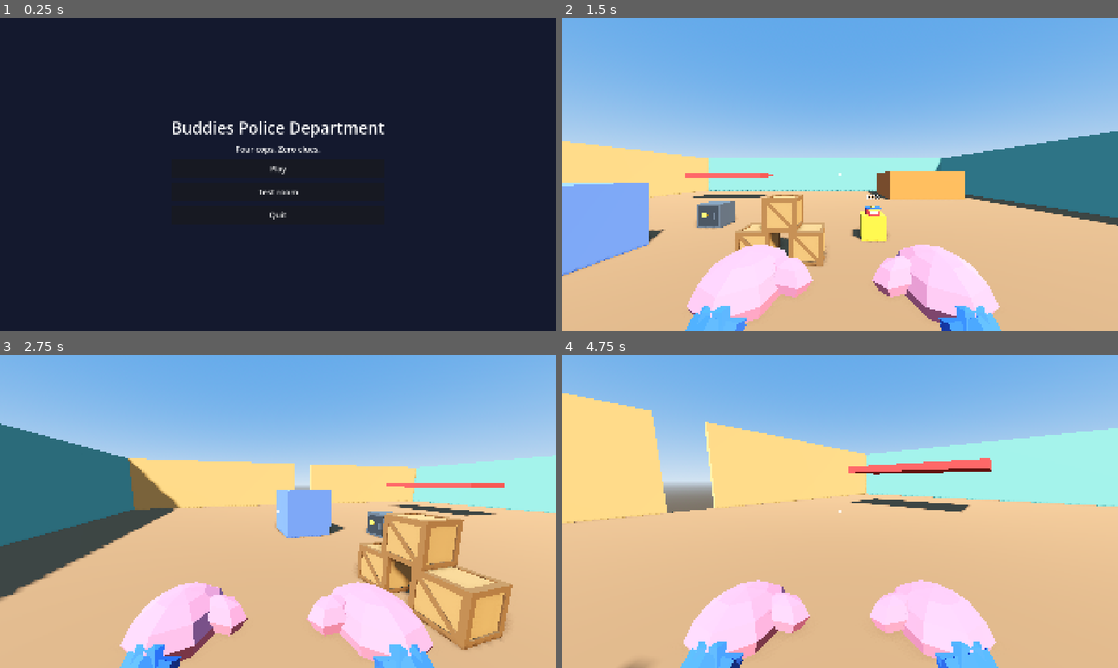
Above: before the commit, frames 1-4 (two rows, left to right).
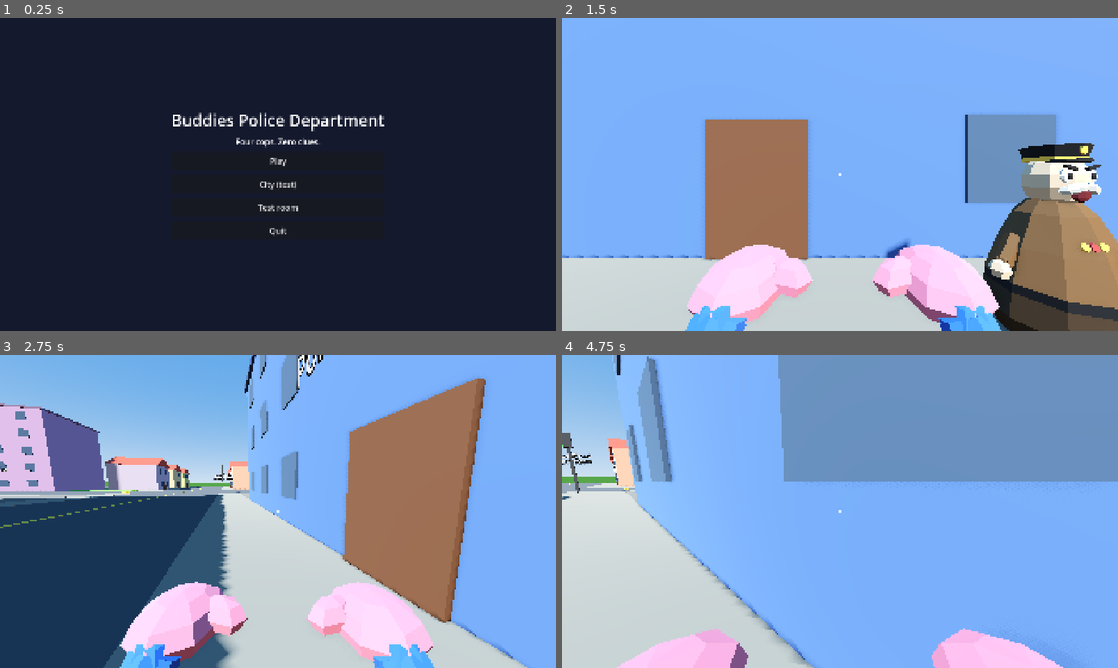
Above: after the commit, the same moments.

Repository: cristiangelini/BPD
Game: Godot game, scene res://scenes/ui/main_menu.tscn
Same seed, same stepped clock (60 frames per second), same inputs: the game is played once before the commit and once after it.
Inputs (mouse positions are in pixels of both pictures, inside the frame that each line leads up to):
- Up to frame 1 (0.25 s): no input
- Up to frame 2 (1.5 s): click (840, 183) at 0.5 s, where only the run after the commit has a clickable "City (test)"; tap Enter at 1.25 s; move the mouse to (962, 158) at 1.27 s; hold D (move_right) from 1.28 s (still down); hold Shift (run) from 1.28 s (still down); click (962, 158) at 1.42 s
- Up to frame 3 (2.75 s): tap Space (jump) at 1.52, 2.27 s; tap E (use) at 1.55, 2.1 s; move the mouse to (250, 511) at 2.02 s; release D (move_right) at 2.03 s; release Shift (run) at 2.03 s; hold W (move_forward) from 2.03 s (still down); tap Shift (run) at 2.3 s
- Up to frame 4 (4.75 s): keep holding W (move_forward); move the mouse to (851, 505) at 2.77 s; hold R (ask) 2.78-3.53 s; tap E (use) at 3.05, 4.55 s; move the mouse to (834, 517) at 3.52 s; tap Q (checklist) at 3.6 s; click (834, 517) at 3.67 s; tap Space (jump) at 3.77, 4.52 s; tap Shift (run) at 3.8 s; move the mouse to (878, 514) at 4.27 s; hold Ctrl (crouch) from 4.28 s (still down)

The runs differ from the first frame. In frame 1, 2.1% of the frame differs, in the area x 31-70%, y 30-70%; in frame 2, 60%; in frame 3, 68%; in frame 4, 93%, in the area x 0-100%, y 0-100%.

Commit message:
Build the first city blocks with the station and the 10 place fronts
Co-Authored-By: Claude Opus 5.5 (1M context) <noreply@anthropic.com>
Claude-Session: https://claude.ai/code/session_01UXwRy4nCUmp8Zcg5tBLZhH

Diff:
--- /dev/null
+++ b/scenes/levels/city.tscn
@@ -0,0 +1,50 @@
+[gd_scene format=3]
+
+[ext_resource type="Script" path="res://scripts/levels/city.gd" id="1"]
+[ext_resource type="PackedScene" path="res://scenes/player/cop.tscn" id="2"]
+[ext_resource type="PackedScene" path="res://scenes/vehicles/patrol_car.tscn" id="3"]
+
+[sub_resource type="ProceduralSkyMaterial" id="SkyMat"]
+sky_top_color = Color(0.32, 0.56, 0.9, 1)
+sky_horizon_color = Color(0.75, 0.85, 0.95, 1)
+ground_horizon_color = Color(0.75, 0.85, 0.95, 1)
+ground_bottom_color = Color(0.4, 0.37, 0.33, 1)
+
+[sub_resource type="Sky" id="Sky"]
+sky_material = SubResource("SkyMat")
+
+[sub_resource type="Environment" id="Env"]
+background_mode = 2
+sky = SubResource("Sky")
+ambient_light_source = 3
+ambient_light_sky_contribution = 0.6
+ambient_light_energy = 0.45
+tonemap_mode = 2
+tonemap_exposure = 0.85
+ssao_enabled = true
+ssao_radius = 1.2
+ssao_intensity = 1.6
+adjustments_enabled = true
+adjustments_saturation = 1.2
+
+[node name="City" type="Node3D"]
+script = ExtResource("1")
+
+[node name="Environment" type="WorldEnvironment" parent="."]
+environment = SubResource("Env")
+
+[node name="Sun" type="DirectionalLight3D" parent="."]
+transform = Transform3D(0.866, -0.354, 0.354, 0, 0.707, 0.707, -0.5, -0.612, 0.612, 0, 8, 0)
+light_color = Color(1, 0.93, 0.82, 1)
+light_energy = 1.2
+shadow_enabled = true
+shadow_blur = 1.5
+directional_shadow_max_distance = 120.0
+
+[node name="Built" type="Node3D" parent="."]
+
+[node name="Cop" parent="." instance=ExtResource("2")]
+transform = Transform3D(1, 0, 0, 0, 1, 0, 0, 0, 1, -36, 0.1, 30)
+
+[node name="PatrolCar" parent="." instance=ExtResource("3")]
+transform = Transform3D(0, 0, 1, 0, 1, 0, -1, 0, 0, -28, 0.05, 33)
--- a/scenes/ui/main_menu.tscn
+++ b/scenes/ui/main_menu.tscn
@@ -54,6 +54,13 @@
 theme_override_font_sizes/font_size = 28
 text = "MENU_PLAY"
 
+[node name="CityButton" type="Button" parent="Box"]
+unique_name_in_owner = true
+custom_minimum_size = Vector2(0, 64)
+layout_mode = 2
+theme_override_font_sizes/font_size = 28
+text = "MENU_CITY"
+
 [node name="TestRoomButton" type="Button" parent="Box"]
 unique_name_in_owner = true
 custom_minimum_size = Vector2(0, 64)
--- /dev/null
+++ b/scripts/levels/city.gd
@@ -0,0 +1,203 @@
+class_name City
+extends Node3D
+
+## The open city (docs/diseno/ciudad.md, step 1): streets, blocks, the station and the closed fronts of the
+## 10 raid places, built from CityLayout. Nothing opens yet; the cops walk or drive the patrol car around.
+
+const GRASS := Color(0.45, 0.72, 0.3)
+const ROAD := Color(0.32, 0.33, 0.36)
+const SIDEWALK := Color(0.55, 0.53, 0.5)
+const PAVED := Color(0.45, 0.43, 0.42)
+const LINE := Color(0.95, 0.85, 0.3)
+const GLASS := Color(0.25, 0.35, 0.5)
+const DOOR := Color(0.4, 0.26, 0.18)
+const SHUTTER := Color(0.55, 0.57, 0.6)
+const ROOF := Color(0.86, 0.32, 0.26)
+const TRUNK := Color(0.45, 0.3, 0.2)
+const LEAVES := Color(0.3, 0.6, 0.25)
+const HEDGE := Color(0.25, 0.5, 0.22)
+const POLE := Color(0.25, 0.27, 0.3)
+const COMISARIO_MODEL := preload("res://assets/models/npc_comisario.glb")
+const HEDGE_HEIGHT := 2.5
+
+var _materials := {}
+@onready var _built: Node3D = $Built
+
+
+func _ready() -> void:
+	_build()
+	var door := CityLayout.door_of("station")
+	var comisario: Node3D = COMISARIO_MODEL.instantiate()
+	comisario.position = door + Vector3(3, 0, 1.5)
+	_built.add_child(comisario)
+
+
+func _build() -> void:
+	var size := CityLayout.SIZE
+	_box(Vector3(0, -0.1, 0), Vector3(size.x + 40, 0.2, size.y + 40), GRASS)
+	_mesh_box(Vector3(0, 0.005, 0), Vector3(size.x, 0.01, size.y), ROAD)
+	for k in CityLayout.COLUMNS + 1:
+		_mesh_box(Vector3(CityLayout.street_x(k), 0.012, 0), Vector3(0.2, 0.01, size.y - CityLayout.STREET), LINE)
+	for k in CityLayout.ROWS + 1:
+		_mesh_box(Vector3(0, 0.012, CityLayout.street_z(k)), Vector3(size.x - CityLayout.STREET, 0.01, 0.2), LINE)
+	for row in CityLayout.ROWS:
+		for col in CityLayout.COLUMNS:
+			_block(Vector2i(col, row))
+	for p: Dictionary in CityLayout.PLACES:
+		_building(p.block, p.side, p.along, p.size, p.color, p.sign, CityLayout.SHOPS.has(p.id), p.id == "grandpa")
+	for lot: Dictionary in CityLayout.fillers():
+		_building(lot.block, lot.side, lot.along, lot.size, lot.color, "", false,
+			CityLayout.barrio_kind(lot.block) == "house")
+	for i in range(1, CityLayout.COLUMNS):
+		for j in range(1, CityLayout.ROWS):
+			_corner(i, j)
+	# A hedge around the city so nobody drives off the edge.
+	var reach := size / 2 + Vector2.ONE
+	for s: float in [-1.0, 1.0]:
+		_box(Vector3(0, HEDGE_HEIGHT / 2, s * reach.y), Vector3(size.x + 2, HEDGE_HEIGHT, 1), HEDGE)
+		_box(Vector3(s * reach.x, HEDGE_HEIGHT / 2, 0), Vector3(1, HEDGE_HEIGHT, size.y + 2), HEDGE)
+
+
+## Sidewalk ring and the ground of the block: grass for houses and the plaza, paved elsewhere.
+func _block(block: Vector2i) -> void:
+	var center := CityLayout.block_center(block)
+	var inner := CityLayout.BLOCK - CityLayout.SIDEWALK * 2
+	_mesh_box(center + Vector3(0, 0.015, 0), Vector3(CityLayout.BLOCK, 0.01, CityLayout.BLOCK), SIDEWALK)
+	var ground := PAVED
+	if block == CityLayout.PLAZA or CityLayout.barrio_kind(block) == "house":
+		ground = GRASS
+	_mesh_box(center + Vector3(0, 0.03, 0), Vector3(inner, 0.01, inner), ground)
+	if block == CityLayout.PLAZA:
+		_plaza(center)
+
+
+func _plaza(center: Vector3) -> void:
+	var basin := CylinderMesh.new()
+	basin.top_radius = 4.0
+	basin.bottom_radius = 4.2
+	basin.height = 0.7
+	_mesh(basin, center + Vector3(0, 0.35, 0), SIDEWALK)
+	var body := _body(center + Vector3(0, 0.35, 0))
+	var shape := CollisionShape3D.new()
+	var cylinder := CylinderShape3D.new()
+	cylinder.radius = 4.2
+	cylinder.height = 0.7
+	shape.shape = cylinder
+	body.add_child(shape)
+	var water := CylinderMesh.new()
+	water.top_radius = 3.7
+	water.bottom_radius = 3.7
+	water.height = 0.05
+	_mesh(water, center + Vector3(0, 0.68, 0), Color(0.4, 0.7, 0.95))
+	for x: float in [-18.0, -9.0, 9.0, 18.0]:
+		for z: float in [-18.0, 18.0]:
+			_tree(center + Vector3(x, 0, z))
+
+
+## A building on its lot, front to the street: body, roof trim, door, windows, and a sign over the door.
+## Shops get a lowered shutter and an awning, since nothing opens until its case comes. Houses get a gable roof.
+func _building(block: Vector2i, side: String, along: float, size: Vector3, color: Color, sign_key: String, shop: bool,
+		gable: bool) -> void:
+	var root := Node3D.new()
+	root.position = CityLayout.lot_center(block, side, along, size.z)
+	root.rotation.y = CityLayout.side_turn(side)
+	_built.add_child(root)
+	_box(Vector3(0, size.y / 2, 0), size, color, root)
+	if gable:
+		var roof := PrismMesh.new()
+		roof.size = Vector3(size.x + 0.6, 2.2, size.z + 0.6)
+		_mesh(roof, Vector3(0, size.y + 1.1, 0), ROOF, root)
+	else:
+		_mesh_box(Vector3(0, size.y + 0.15, 0), Vector3(size.x + 0.4, 0.3, size.z + 0.4), color.darkened(0.35), root)
+	var front := size.z / 2 + 0.05
+	_mesh_box(Vector3(0, 1.1, front), Vector3(1.6, 2.2, 0.1), DOOR, root)
+	if shop:
+		_mesh_box(Vector3(0, 1.4, front + 0.02), Vector3(size.x * 0.7, 2.8, 0.06), SHUTTER, root)
+		_mesh_box(Vector3(0, 3.2, front + 0.8), Vector3(size.x * 0.8, 0.12, 1.6), color.darkened(0.3), root)
+	var floors := maxi(1, floori(size.y / 3.0))
+	var columns := maxi(1, floori(size.x / 4.0))
+	for f in floors:
+		var y := 1.6 + f * 3.0
+		for c in columns:
+			var x := (c - (columns - 1) / 2.0) * 4.0
+			if f == 0 and (absf(x) < 2.0 or shop):
+				continue
+			_mesh_box(Vector3(x, y, front), Vector3(1.4, 1.4, 0.06), GLASS, root)
+	if sign_key != "":
+		var label := Label3D.new()
+		label.text = sign_key
+		# Long names shrink to fit the front (a letter is about half its font size wide).
+		label.font_size = mini(96, floori(size.x * 0.85 / (tr(sign_key).length() * 0.55 * 0.01)))
+		label.pixel_size = 0.01
+		label.outline_size = 18
+		label.position = Vector3(0, minf(size.y - 0.8, 4.2), front + 0.1)
+		root.add_child(label)
+
+
+## Traffic light and street name sign on the north-east corner of an inner crossing.
+func _corner(i: int, j: int) -> void:
+	var at := Vector3(CityLayout.street_x(i), 0, CityLayout.street_z(j))
+	var corner := at + Vector3(CityLayout.STREET / 2 + 0.6, 0, -CityLayout.STREET / 2 - 0.6)
+	_box(corner + Vector3(0, 1.8, 0), Vector3(0.15, 3.6, 0.15), POLE)
+	_mesh_box(corner + Vector3(0, 3.9, 0), Vector3(0.4, 1.0, 0.4), POLE)
+	for k in 3:
+		_mesh_box(corner + Vector3(0, 4.2 - k * 0.3, 0.21), Vector3(0.2, 0.2, 0.02),
+			[Color(0.9, 0.2, 0.2), Color(0.95, 0.8, 0.2), Color(0.3, 0.85, 0.35)][k])
+	var names := [CityLayout.STREETS_EW[j - 1], CityLayout.STREETS_NS[i - 1]]
+	for k in 2:
+		var label := Label3D.new()
+		label.text = names[k]
+		label.font_size = 48
+		label.pixel_size = 0.01
+		label.outline_size = 10
+		label.billboard = BaseMaterial3D.BILLBOARD_FIXED_Y
+		label.position = corner + Vector3(0, 2.8 - k * 0.4, 0)
+		_built.add_child(label)
+
+
+func _tree(at: Vector3) -> void:
+	_box(at + Vector3(0, 1.2, 0), Vector3(0.4, 2.4, 0.4), TRUNK)
+	var crown := SphereMesh.new()
+	crown.radius = 1.8
+	crown.height = 3.2
+	_mesh(crown, at + Vector3(0, 3.4, 0), LEAVES)
+
+
+func _material(color: Color) -> StandardMaterial3D:
+	if not _materials.has(color):
+		var material := StandardMaterial3D.new()
+		material.albedo_color = color
+		material.roughness = 0.9
+		_materials[color] = material
+	return _materials[color]
+
+
+func _box(center: Vector3, size: Vector3, color: Color, parent: Node3D = null) -> void:
+	var body := _body(center, parent)
+	var shape := CollisionShape3D.new()
+	var box := BoxShape3D.new()
+	box.size = size
+	shape.shape = box
+	body.add_child(shape)
+	_mesh_box(center, size, color, parent)
+
+
+func _body(at: Vector3, parent: Node3D = null) -> StaticBody3D:
+	var body := StaticBody3D.new()
+	body.position = at
+	(parent if parent else _built).add_child(body)
+	return body
+
+
+func _mesh_box(center: Vector3, size: Vector3, color: Color, parent: Node3D = null) -> void:
+	var box := BoxMesh.new()
+	box.size = size
+	_mesh(box, center, color, parent)
+
+
+func _mesh(mesh: Mesh, at: Vector3, color: Color, parent: Node3D = null) -> void:
+	var instance := MeshInstance3D.new()
+	instance.mesh = mesh
+	instance.material_override = _material(color)
+	instance.position = at
+	(parent if parent else _built).add_child(instance)
--- /dev/null
+++ b/scripts/levels/city_layout.gd
@@ -0,0 +1,131 @@
+class_name CityLayout
+extends RefCounted
+
+## The city plan (docs/diseno/ciudad.md): a grid of blocks with streets between and around them, the police
+## station, the 10 raid places and filler buildings. Pure data, so tests can check it without a scene.
+## Blocks are (column, row): column 0 is the west, row 0 the north (-Z). Every number here is (propuesta).
+## The city grows a little at a time (Cristian, 19/10): new places (the jail, the politician's case...) add rows
+## to the south, so ROWS goes up and nothing already placed moves.
+
+const COLUMNS := 4
+const ROWS := 3
+const BLOCK := 60.0
+const STREET := 12.0
+const PITCH := BLOCK + STREET
+## Whole city, streets around the edge included.
+const SIZE := Vector2(COLUMNS * BLOCK + (COLUMNS + 1) * STREET, ROWS * BLOCK + (ROWS + 1) * STREET)
+const SIDEWALK := 3.0
+
+## Each place: its block, the side its front faces (n, s, e, w), how far along that side its middle sits,
+## its size (width along the street, height, depth), color and sign. Interiors come one per PR.
+const PLACES := [
+	{"id": "station", "block": Vector2i(1, 1), "side": "s", "along": 0.0, "size": Vector3(30, 9, 18), "color": Color(0.3, 0.45, 0.8), "sign": "PLACE_STATION"},
+	{"id": "hotel", "block": Vector2i(1, 2), "side": "n", "along": 0.0, "size": Vector3(26, 18, 18), "color": Color(0.85, 0.5, 0.45), "sign": "PLACE_HOTEL"},
+	{"id": "insurance", "block": Vector2i(2, 2), "side": "n", "along": 0.0, "size": Vector3(22, 12, 16), "color": Color(0.6, 0.65, 0.7), "sign": "PLACE_INSURANCE"},
+	{"id": "grandpa", "block": Vector2i(0, 1), "side": "e", "along": 0.0, "size": Vector3(24, 7, 20), "color": Color(1.0, 0.84, 0.55), "sign": "PLACE_GRANDPA"},
+	{"id": "apartments", "block": Vector2i(0, 2), "side": "e", "along": 0.0, "size": Vector3(22, 15, 16), "color": Color(0.75, 0.6, 0.85), "sign": "PLACE_APARTMENTS"},
+	{"id": "bakery", "block": Vector2i(1, 0), "side": "s", "along": -12.0, "size": Vector3(16, 7, 14), "color": Color(0.95, 0.75, 0.4), "sign": "PLACE_BAKERY"},
+	{"id": "pet_salon", "block": Vector2i(1, 0), "side": "s", "along": 12.0, "size": Vector3(16, 6, 14), "color": Color(0.55, 0.85, 0.8), "sign": "PLACE_PET_SALON"},
+	{"id": "hardware", "block": Vector2i(2, 0), "side": "s", "along": -12.0, "size": Vector3(16, 7, 14), "color": Color(0.9, 0.45, 0.3), "sign": "PLACE_HARDWARE"},
+	{"id": "gym", "block": Vector2i(2, 0), "side": "s", "along": 12.0, "size": Vector3(18, 8, 16), "color": Color(0.4, 0.75, 0.4), "sign": "PLACE_GYM"},
+	{"id": "doll_factory", "block": Vector2i(3, 1), "side": "w", "along": 0.0, "size": Vector3(28, 10, 26), "color": Color(0.95, 0.6, 0.75), "sign": "PLACE_DOLL_FACTORY"},
+	{"id": "cake_lab", "block": Vector2i(3, 2), "side": "w", "along": 0.0, "size": Vector3(24, 8, 22), "color": Color(0.95, 0.95, 0.85), "sign": "PLACE_CAKE_LAB"},
+]
+
+## The plaza fills its block.
+const PLAZA := Vector2i(2, 1)
+## Shops are places whose front gets a shutter and an awning.
+const SHOPS: Array[String] = ["bakery", "pet_salon", "hardware", "gym"]
+
+## Filler buildings on the north and south sides that have no place: 3 per side.
+const FILLER_ALONG: Array[float] = [-16.0, 0.0, 16.0]
+const FILLER_SIZE := {
+	"house": Vector3(11, 6, 10), "warehouse": Vector3(13, 8, 12), "building": Vector3(12, 10, 11),
+}
+const FILLER_COLORS: Array[Color] = [
+	Color(0.95, 0.7, 0.6), Color(0.7, 0.85, 0.95), Color(0.85, 0.9, 0.6), Color(0.95, 0.88, 0.7),
+	Color(0.8, 0.75, 0.9),
+]
+
+## Street names: rows of the grid run west to east (between block rows), columns north to south.
+const STREETS_EW: Array[String] = ["STREET_CLOCK", "STREET_LINDEN"]
+const STREETS_NS: Array[String] = ["STREET_TEAPOT", "STREET_CENTRAL", "STREET_BUTTON"]
+
+
+## Center of a block on the ground.
+static func block_center(block: Vector2i) -> Vector3:
+	var first := -SIZE / 2 + Vector2.ONE * (STREET + BLOCK / 2)
+	return Vector3(first.x + block.x * PITCH, 0, first.y + block.y * PITCH)
+
+
+## Center x of north-south street `k` (0 to COLUMNS).
+static func street_x(k: int) -> float:
+	return -SIZE.x / 2 + STREET / 2 + k * PITCH
+
+
+## Center z of west-east street `k` (0 to ROWS).
+static func street_z(k: int) -> float:
+	return -SIZE.y / 2 + STREET / 2 + k * PITCH
+
+
+## The direction a side faces, on the ground.
+static func side_normal(side: String) -> Vector3:
+	return {"n": Vector3.FORWARD, "s": Vector3.BACK, "e": Vector3.RIGHT, "w": Vector3.LEFT}[side]
+
+
+## Turn around Y that points a building's +Z front toward `side`.
+static func side_turn(side: String) -> float:
+	return {"n": PI, "s": 0.0, "e": PI / 2, "w": -PI / 2}[side]
+
+
+## Where a lot's footprint center sits: its front on the inner edge of the sidewalk.
+static func lot_center(block: Vector2i, side: String, along: float, depth: float) -> Vector3:
+	var normal := side_normal(side)
+	var tangent := Vector3(-normal.z, 0, normal.x).abs()
+	return block_center(block) + normal * (BLOCK / 2 - SIDEWALK - depth / 2) + tangent * along
+
+
+## Footprint on the ground (x, z) of a lot, for overlap checks.
+static func footprint(block: Vector2i, side: String, along: float, size: Vector3) -> Rect2:
+	var center := lot_center(block, side, along, size.z)
+	var across := Vector2(size.x, size.z) if side in ["n", "s"] else Vector2(size.z, size.x)
+	return Rect2(Vector2(center.x, center.z) - across / 2, across)
+
+
+static func barrio_kind(block: Vector2i) -> String:
+	if block.x == 0:
+		return "house"
+	if block.x == COLUMNS - 1:
+		return "warehouse"
+	return "building"
+
+
+## Every filler lot as {block, side, along, size, color}: north and south sides without a place.
+static func fillers() -> Array[Dictionary]:
+	var lots: Array[Dictionary] = []
+	for row in ROWS:
+		for col in COLUMNS:
+			var block := Vector2i(col, row)
+			if block == PLAZA:
+				continue
+			for side: String in ["n", "s"]:
+				if PLACES.any(func(p: Dictionary) -> bool: return p.block == block and p.side == side):
+					continue
+				var size: Vector3 = FILLER_SIZE[barrio_kind(block)]
+				for i in FILLER_ALONG.size():
+					lots.append({"block": block, "side": side, "along": FILLER_ALONG[i], "size": size,
+						"color": FILLER_COLORS[(col * 7 + row * 3 + i + (1 if side == "n" else 0)) % FILLER_COLORS.size()]})
+	return lots
+
+
+static func place(id: String) -> Dictionary:
+	for p: Dictionary in PLACES:
+		if p.id == id:
+			return p
+	return {}
+
+
+## Where a place's front door meets the sidewalk.
+static func door_of(id: String) -> Vector3:
+	var p := place(id)
+	return lot_center(p.block, p.side, p.along, p.size.z) + side_normal(p.side) * (p.size.z / 2)
--- a/scripts/ui/main_menu.gd
+++ b/scripts/ui/main_menu.gd
@@ -4,9 +4,11 @@
 ## Placeholder main menu. Every visible text goes through tr() keys in translations/texts.csv.
 
 const PLAY_SCENE := "res://scenes/levels/grandpa_house.tscn"
+const CITY_SCENE := "res://scenes/levels/city.tscn"
 const TEST_ROOM_SCENE := "res://scenes/levels/grey_room.tscn"
 
 @onready var _play_button: Button = %PlayButton
+@onready var _city_button: Button = %CityButton
 @onready var _test_room_button: Button = %TestRoomButton
 @onready var _quit_button: Button = %QuitButton
 
@@ -14,6 +16,7 @@
 func _ready() -> void:
 	# Until the station and the patrol car exist, Play opens the grandpa's house directly.
 	_play_button.pressed.connect(_on_play_pressed)
+	_city_button.pressed.connect(func() -> void: get_tree().change_scene_to_file(CITY_SCENE))
 	_test_room_button.pressed.connect(_on_test_room_pressed)
 	_quit_button.pressed.connect(_on_quit_pressed)
 
--- /dev/null
+++ b/tests/unit/test_city.gd
@@ -0,0 +1,80 @@
+extends GutTest
+
+## The open city (docs/diseno/ciudad.md, step 1): every place has a lot, nothing overlaps or blocks a street,
+## and the patrol car drives along the avenue.
+
+const CITY_SCENE := preload("res://scenes/levels/city.tscn")
+const RAID_PLACES: Array[String] = [
+	"grandpa", "bakery", "pet_salon", "hardware", "doll_factory", "insurance", "cake_lab", "apartments", "hotel", "gym",
+]
+
+
+func _lots() -> Array[Rect2]:
+	var rects: Array[Rect2] = []
+	for p: Dictionary in CityLayout.PLACES:
+		rects.append(CityLayout.footprint(p.block, p.side, p.along, p.size))
+	for lot: Dictionary in CityLayout.fillers():
+		rects.append(CityLayout.footprint(lot.block, lot.side, lot.along, lot.size))
+	return rects
+
+
+func test_the_station_and_the_ten_raid_places_are_in_the_city() -> void:
+	assert_false(CityLayout.place("station").is_empty())
+	for id in RAID_PLACES:
+		assert_false(CityLayout.place(id).is_empty(), "%s should have a lot" % id)
+	assert_eq(CityLayout.PLACES.size(), RAID_PLACES.size() + 1)
+
+
+func test_no_two_lots_overlap() -> void:
+	var rects := _lots()
+	for i in rects.size():
+		for j in range(i + 1, rects.size()):
+			assert_false(rects[i].intersects(rects[j]), "lots %d and %d overlap" % [i, j])
+
+
+func test_every_lot_stays_inside_its_block_behind_the_sidewalk() -> void:
+	var all: Array = CityLayout.PLACES + CityLayout.fillers()
+	for lot: Dictionary in all:
+		var center := CityLayout.block_center(lot.block)
+		var inner := CityLayout.BLOCK - CityLayout.SIDEWALK * 2
+		var block := Rect2(Vector2(center.x, center.z) - Vector2.ONE * inner / 2, Vector2.ONE * inner)
+		var rect := CityLayout.footprint(lot.block, lot.side, lot.along, lot.size)
+		assert_true(block.grow(0.01).encloses(rect), "a lot in block %s sticks out" % lot.block)
+
+
+func test_every_door_faces_a_street() -> void:
+	for p: Dictionary in CityLayout.PLACES:
+		var door := CityLayout.door_of(p.id) + CityLayout.side_normal(p.side) * (CityLayout.SIDEWALK + 1.0)
+		var on_street := false
+		for k in CityLayout.COLUMNS + 1:
+			on_street = on_street or absf(door.x - CityLayout.street_x(k)) < CityLayout.STREET / 2
+		for k in CityLayout.ROWS + 1:
+			on_street = on_street or absf(door.z - CityLayout.street_z(k)) < CityLayout.STREET / 2
+		assert_true(on_street, "%s should open to a street" % p.id)
+
+
+func test_signs_and_street_names_are_translated() -> void:
+	var keys: Array = CityLayout.PLACES.map(func(p: Dictionary) -> String: return p.sign)
+	keys.append_array(CityLayout.STREETS_EW + CityLayout.STREETS_NS)
+	assert_eq(CityLayout.STREETS_EW.size(), CityLayout.ROWS - 1)
+	assert_eq(CityLayout.STREETS_NS.size(), CityLayout.COLUMNS - 1)
+	TranslationServer.set_locale("es")
+	for key: String in keys:
+		assert_ne(tr(key), key, "%s needs a text" % key)
+
+
+func test_the_patrol_car_drives_down_the_avenue() -> void:
+	var city: City = add_child_autofree(CITY_SCENE.instantiate())
+	var cop: Cop = city.get_node("Cop")
+	cop.input_enabled = false
+	cop.get_node("Grabber").input_enabled = false
+	var car: PatrolCar = city.get_node("PatrolCar")
+	await wait_physics_frames(10)
+	cop.global_position = car.to_global(Vector3(2, 0, 0.55))
+	assert_eq(car.enter(cop), 0, "standing by the driver's door")
+	var start := car.global_position
+	for i in 240:
+		car.drive(1.0, 0.0, false)
+		await wait_physics_frames(1)
+	assert_gt(car.global_position.distance_to(start), 30.0, "four seconds of gas should cover the block")
+	assert_lt(absf(car.global_position.z - start.z), 2.0, "the street is clear, the car keeps straight")
--- a/translations/texts.csv
+++ b/translations/texts.csv
@@ -164,3 +164,20 @@
 CLUE_SUSPECT_radio,Un cable larguísimo que sube hasta el altillo.,A very long cable that goes up to the attic.,Um cabo compridíssimo que sobe até o sótão.
 SUSPECT_fight,Club de lucha de jubilados,Retirees fight club,Clube da luta dos aposentados
 CLUE_SUSPECT_fight,"Unos guantes de boxeo gastados, talle jubilado.","A pair of worn boxing gloves, retiree size.","Umas luvas de boxe gastas, tamanho aposentado."
+MENU_CITY,Ciudad (prueba),City (test),Cidade (teste)
+PLACE_STATION,Comisaría,Police station,Delegacia
+PLACE_HOTEL,Hotel Gran Siesta,Grand Nap Hotel,Hotel Grande Soneca
+PLACE_INSURANCE,Seguros Todo Tranquilo,All Calm Insurance,Seguros Tudo Tranquilo
+PLACE_GRANDPA,N.º 12,No. 12,N.º 12
+PLACE_APARTMENTS,Edificio Las Palomas,The Pigeons Building,Edifício As Pombas
+PLACE_BAKERY,Panadería El Pan Feliz,The Happy Bread Bakery,Padaria O Pão Feliz
+PLACE_PET_SALON,Peluquería de mascotas Pelos y Señas,Fur and Signs Pet Salon,Pet shop Pelos e Sinais
+PLACE_HARDWARE,Ferretería El Tornillo Flojo,The Loose Screw Hardware,Ferragens O Parafuso Solto
+PLACE_GYM,Gimnasio Hierro Puro,Pure Iron Gym,Academia Ferro Puro
+PLACE_DOLL_FACTORY,Fábrica de Muñecos Sonrisas,Smiles Doll Factory,Fábrica de Bonecos Sorrisos
+PLACE_CAKE_LAB,Laboratorio de Pasteles Dulce Ciencia,Sweet Science Cake Lab,Laboratório de Bolos Doce Ciência
+STREET_CLOCK,Avenida del Reloj,Clock Avenue,Avenida do Relógio
+STREET_LINDEN,Calle de los Tilos,Linden Street,Rua das Tílias
+STREET_TEAPOT,Calle de la Tetera,Teapot Street,Rua da Chaleira
+STREET_CENTRAL,Avenida Central,Central Avenue,Avenida Central
+STREET_BUTTON,Calle del Botón,Button Street,Rua do Botão
Not shown, added: scripts/levels/city.gd.uid
Not shown, added: scripts/levels/city_layout.gd.uid
Not shown, changed: CHANGELOG.md
Not shown, changed: docs/diseno/ciudad.md
